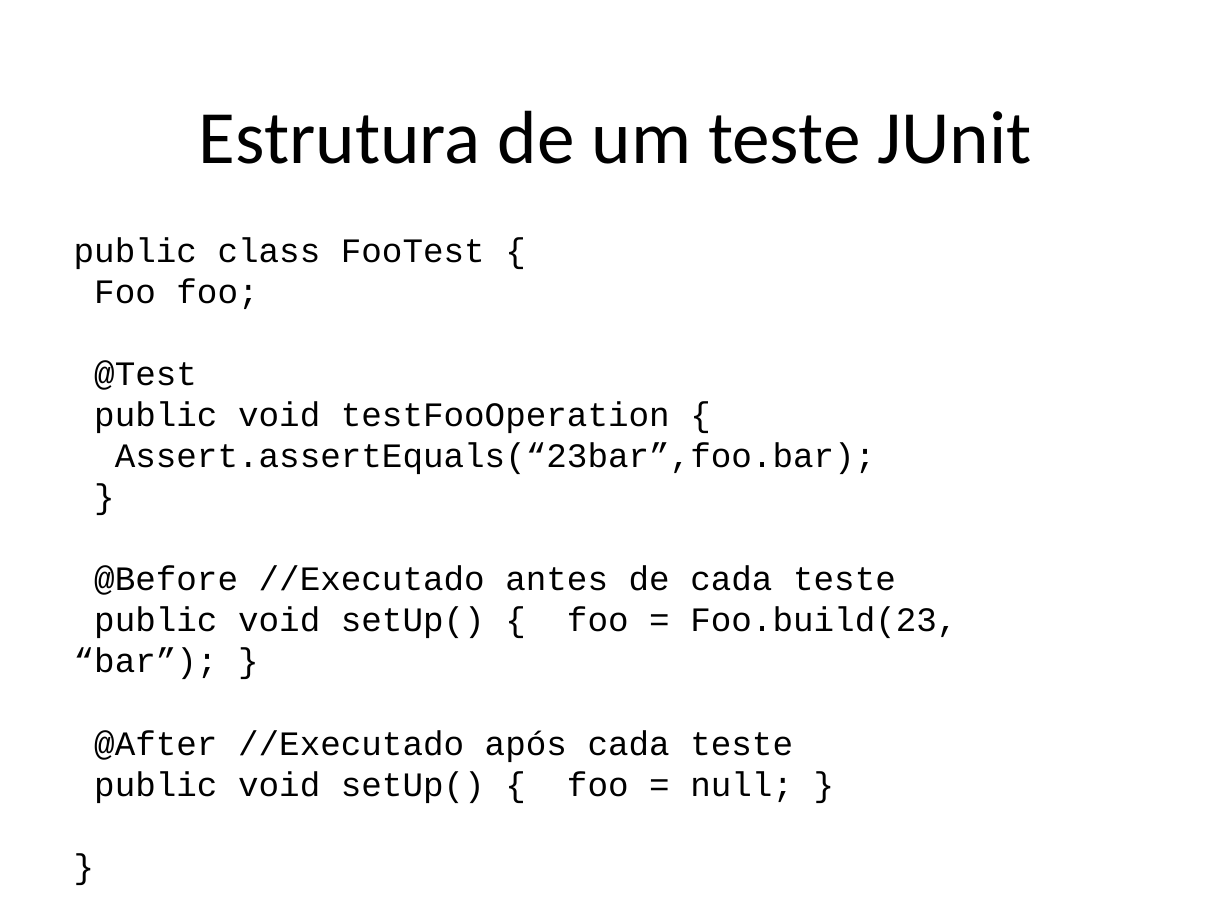
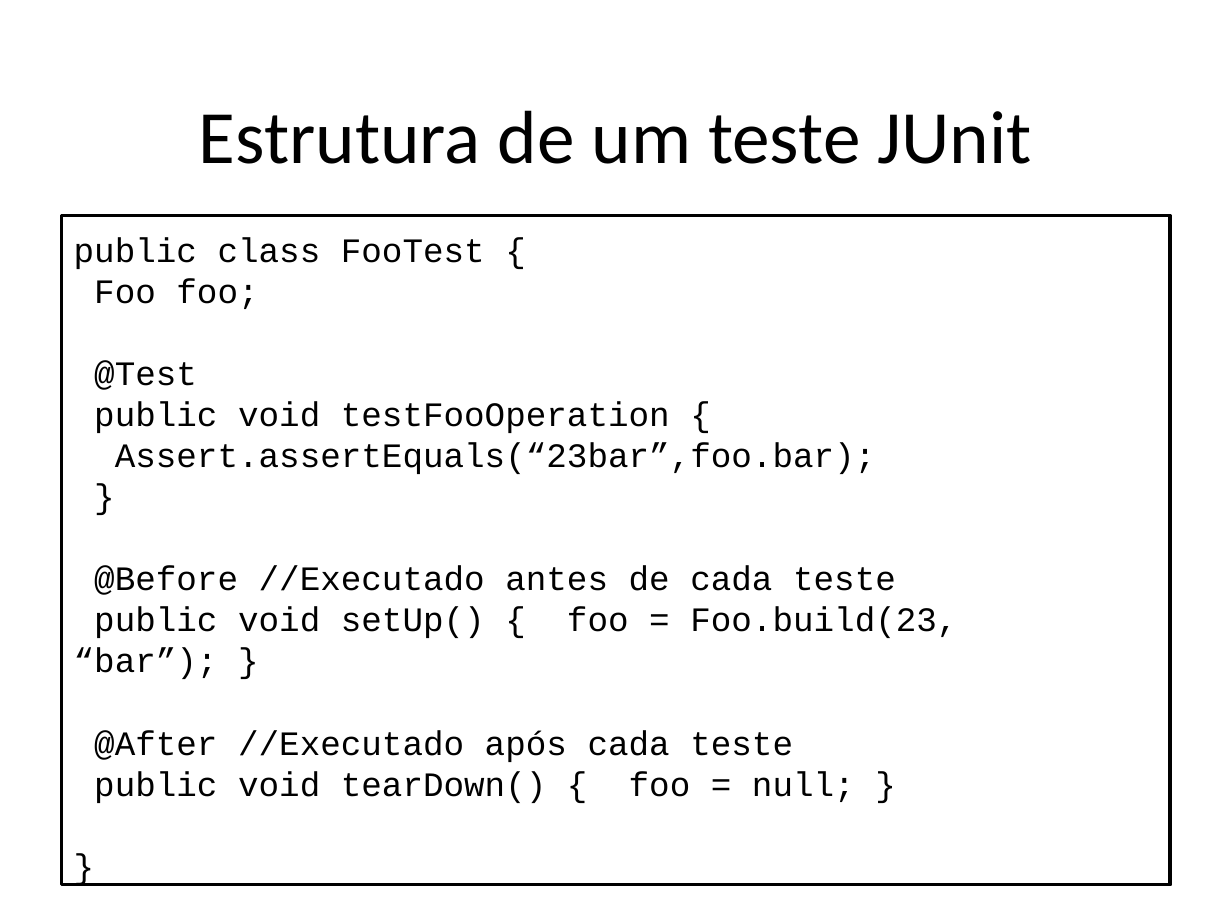
Before and after one commit to STAR-RG/testing-cin, a slide deck: slide 40 of slides.pptx (slide 39 before the commit). Drawn at 1232x924 pixels with LibreOffice and Linux fonts; fonts in the diff are those of the drawing. Boxes give left, top, right and bottom in pixels: in the first picture for what was removed or moved away, otherwise in the second. Text is boxed around its words. In the diff, an @@ line names an element or a change of style, - is before the commit and + after.

```diff
--- a/slides.pptx
+++ b/slides.pptx
@@ rectangle "public class FooTest {" resized from (x1=74, y1=237, x2=957, y2=803) to (x1=62, y1=216, x2=1170, y2=885) @@
@@ rectangle "public class FooTest {" at (x1=62, y1=216, x2=1170, y2=885): fill none to #FFFFFF; outline none to #000000 2 pt @@
@@ text in rectangle at (x1=94, y1=771, x2=855, y2=803): text changed @@
-public void setUp() { foo = null; }
+public void tearDown() { foo = null; }
```
Also in this commit, not shown: 17 other slides changed, 5 slides added, 1 slide removed.
